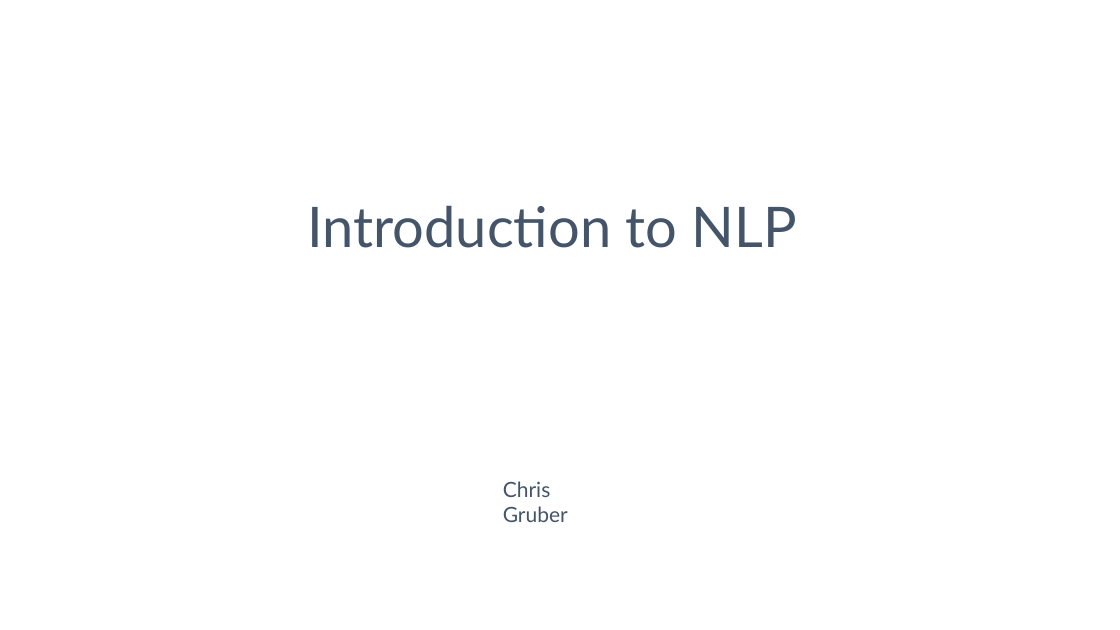
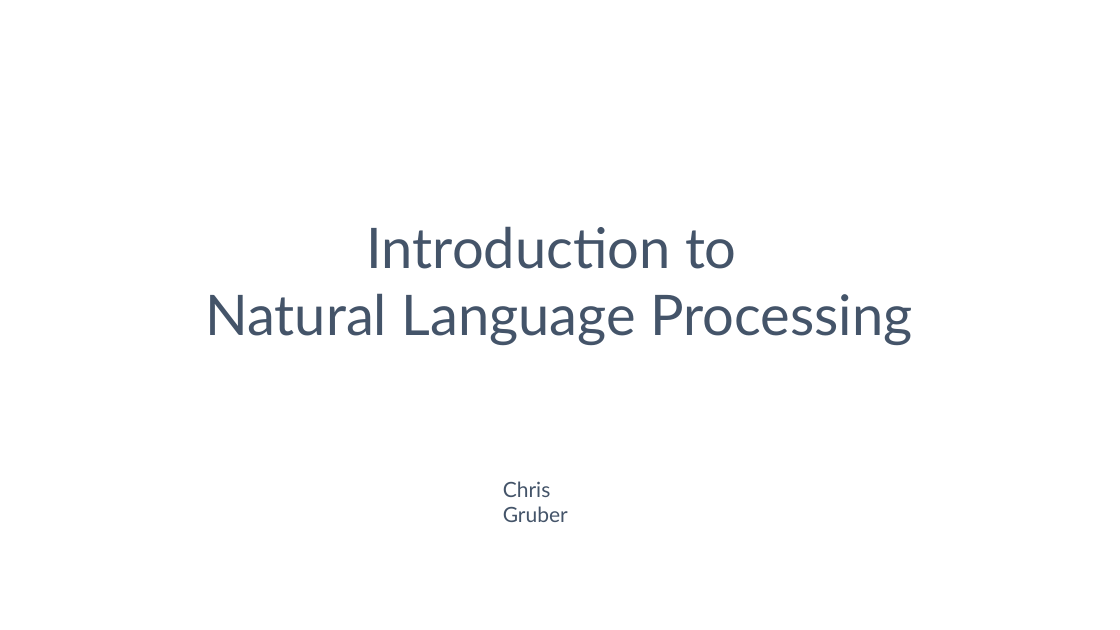
Before and after one commit to ChristopherGruber/Introduction_to_NLP, a slide deck: slide 1 of Introduction to NLP.odp. Drawn at 1120x630 pixels with LibreOffice and Linux fonts; fonts in the diff are those of the drawing. Boxes give left, top, right and bottom in pixels: in the first picture for what was removed or moved away, otherwise in the second. Text is boxed around its words. In the diff, an @@ line names an element or a change of style, - is before the commit and + after.

```diff
--- a/Introduction to NLP.odp
+++ b/Introduction to NLP.odp
@@ text at <box>205,226,912,345</box>: text changed @@
-Introduction to NLP
+Introduction to
+Natural Language Processing
```
Also in this commit, not shown: 17 slides added, 8 slides removed, 1 other file.
